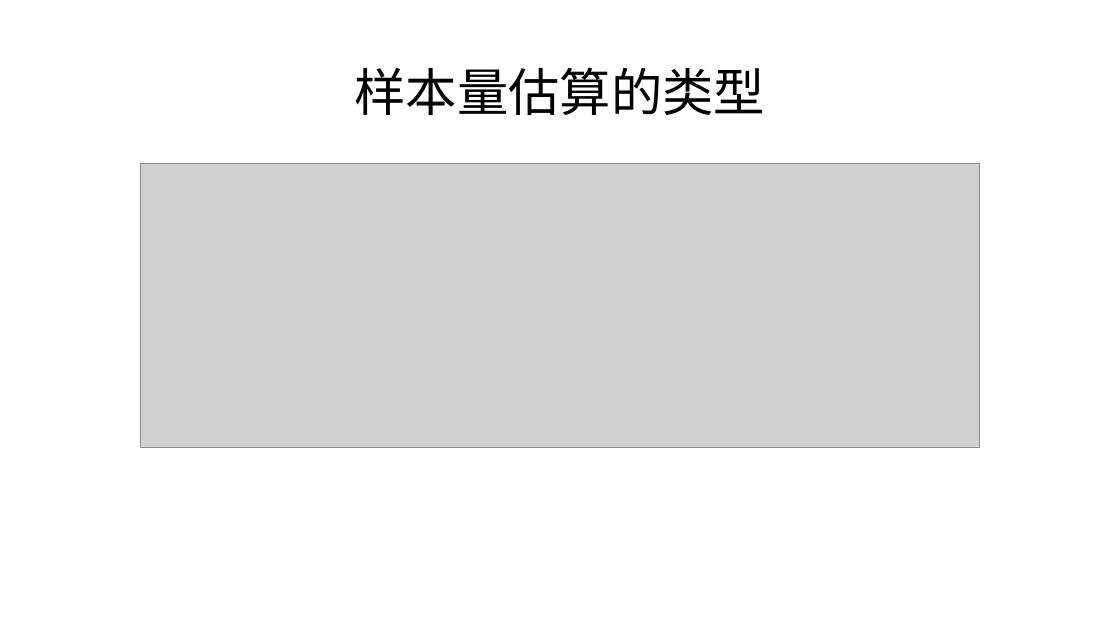
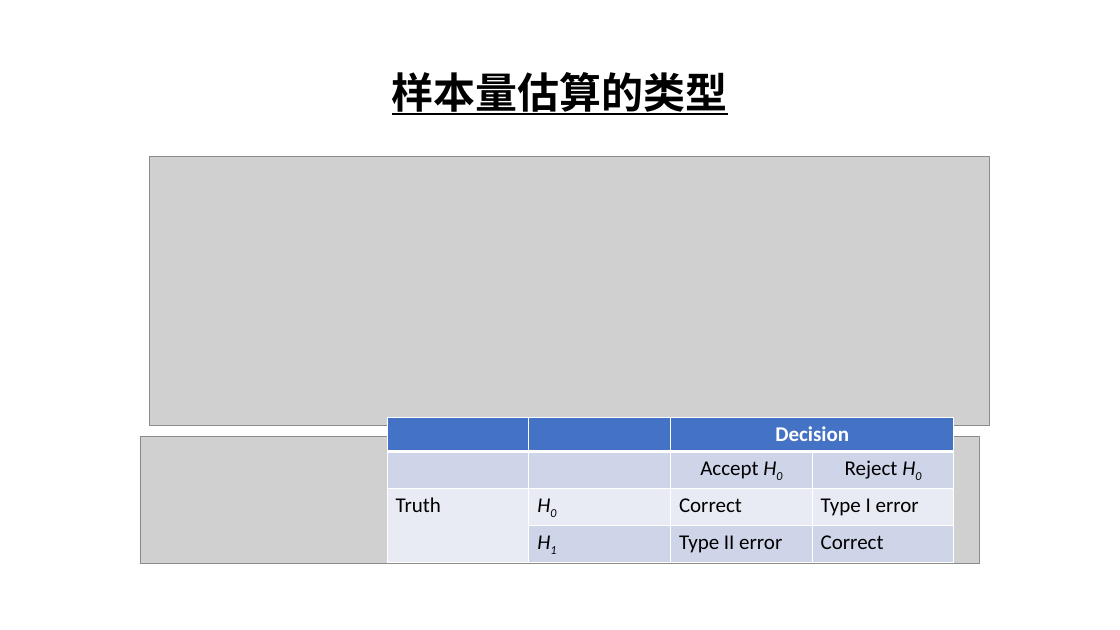
Before and after one commit to gc5k/Notes, a slide deck: slide 5 of Teach/ppt/HZMed_pw.pptx (slide 4 before the commit). Drawn at 1120x630 pixels with LibreOffice and Linux fonts; fonts in the diff are those of the drawing; grey boxes stand for pictures. Boxes give left, top, right and bottom in pixels: in the first picture for what was removed or moved away, otherwise in the second. Text is boxed around its words. In the diff, an @@ line names an element or a change of style, - is before the commit and + after.

```diff
--- a/Teach/ppt/HZMed_pw.pptx
+++ b/Teach/ppt/HZMed_pw.pptx
@@ title "样本量估算的类型" at [392,72,728,115]: size 44 to 36 pt, bold on, underline on @@
@@ picture: place and size @@
-picture at [140,164,981,448]
+picture at [150,156,990,426]
@@ table added at [387,418,955,558], 4 rows, 4 columns @@
+ |  | Decision | 
+ |  | Accept H0 | Reject H0
+Truth | H0 | Correct | Type I error
+ | H1 | Type II error | Correct
@@ picture added at [140,437,981,564] @@
```
Also in this commit, not shown: 1 other slide changed, 9 slides added, 3 slides removed, 6 other files.
